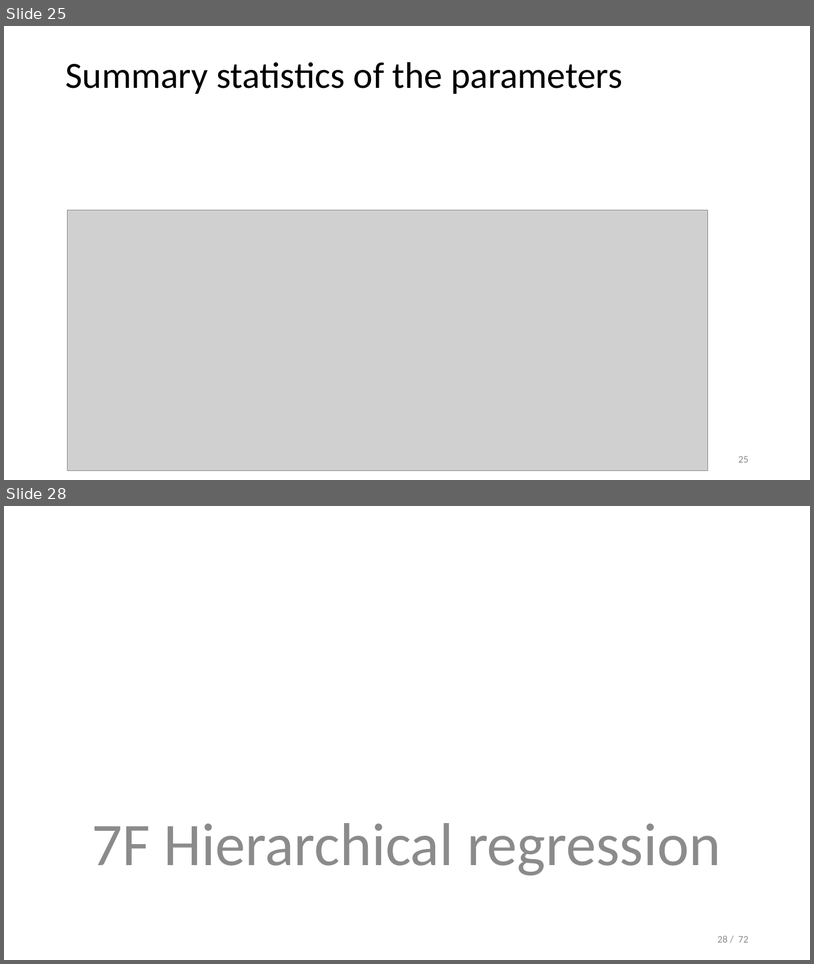
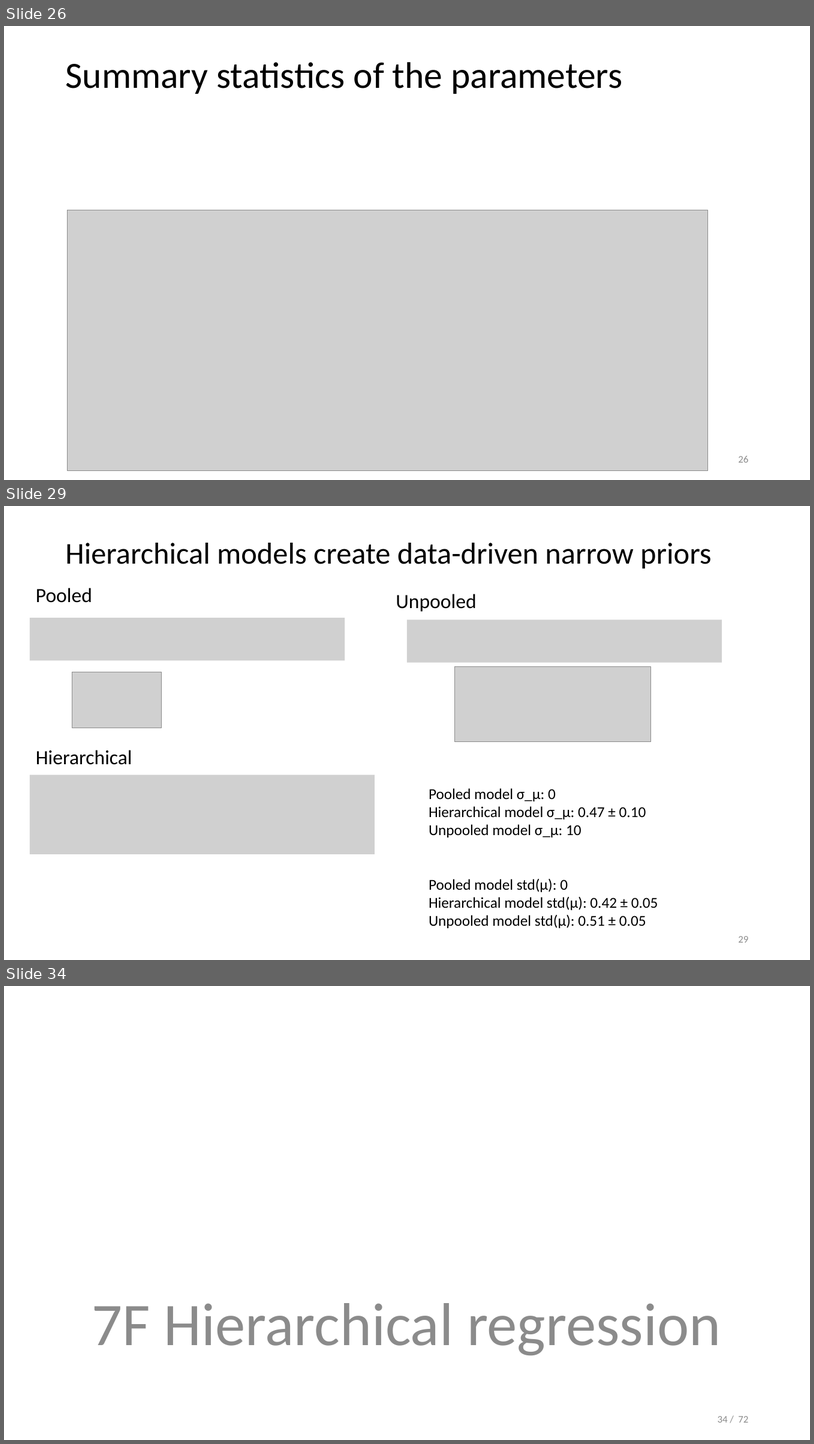
Before and after one commit to opherdonchin/StatisticalComputationAndAnalysis, a slide deck: Lectures/Lecture 7 Hierarchial models.pptx. Shown one above the other, each under a label of ours: slides 25 and 28 before the commit, slides 26, 29 and 34 after it; the slides between them are not shown. The pictures are 814x964 and 814x1444 pixels, drawn with LibreOffice and Linux fonts; fonts in the diff are those of the drawing; grey boxes stand for pictures. Boxes give left, top, right and bottom in pixels: in the first picture for what was removed or moved away, otherwise in the second. Text is boxed around its words. In the diff, an @@ line names an element or a change of style, - is before the commit and + after.

```diff
--- a/Lectures/Lecture 7 Hierarchial models.pptx
+++ b/Lectures/Lecture 7 Hierarchial models.pptx
@@ slide 29 added at [4,506,810,960], background #FFFFFF @@
@@ title added at [65,543,711,568], 36 pt, text #000000 @@
+Hierarchical models create data-driven narrow priors
@@ text added at [36,588,92,603], 24 pt, text #000000 @@
+Pooled
@@ text added at [396,594,476,612], 24 pt, text #000000 @@
+Unpooled
@@ picture added at [30,618,345,661] @@
@@ picture added at [408,620,723,663] @@
@@ picture added at [455,666,651,741] @@
@@ picture added at [72,672,161,727] @@
@@ text added at [36,750,132,765], 24 pt, text #000000 @@
+Hierarchical
@@ picture added at [30,775,375,854] @@
@@ text added at [429,788,659,928], 18 pt, text #000000 @@
+Pooled model σ_μ: 0
+Hierarchical model σ_μ: 0.47 ± 0.10
+Unpooled model σ_μ: 10
+Pooled model std(μ): 0
+Hierarchical model std(μ): 0.42 ± 0.05
+Unpooled model std(μ): 0.51 ± 0.05
@@ page number added at [738,936,749,942], 12 pt, text #8C8C8C @@
+29
@@ what was slide 25 is now slide 26 @@
@@ page number at [738,456,749,462]: text changed @@
-25
+26
@@ what was slide 28 is now slide 34 @@
@@ page number at [718,1416,749,1422]: text changed @@
-28 / 72
+34 / 72
```
Also in this commit, not shown: 1 slide changed, 6 other slides added, 1 slide removed, 1 other file.
